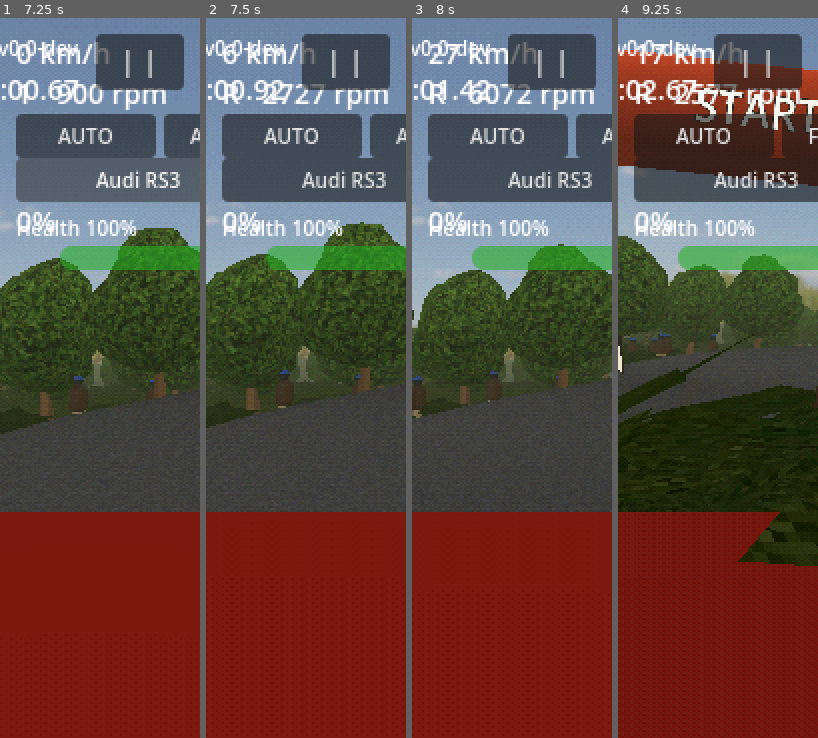
Above: before the commit, frames 1-4 (left to right).
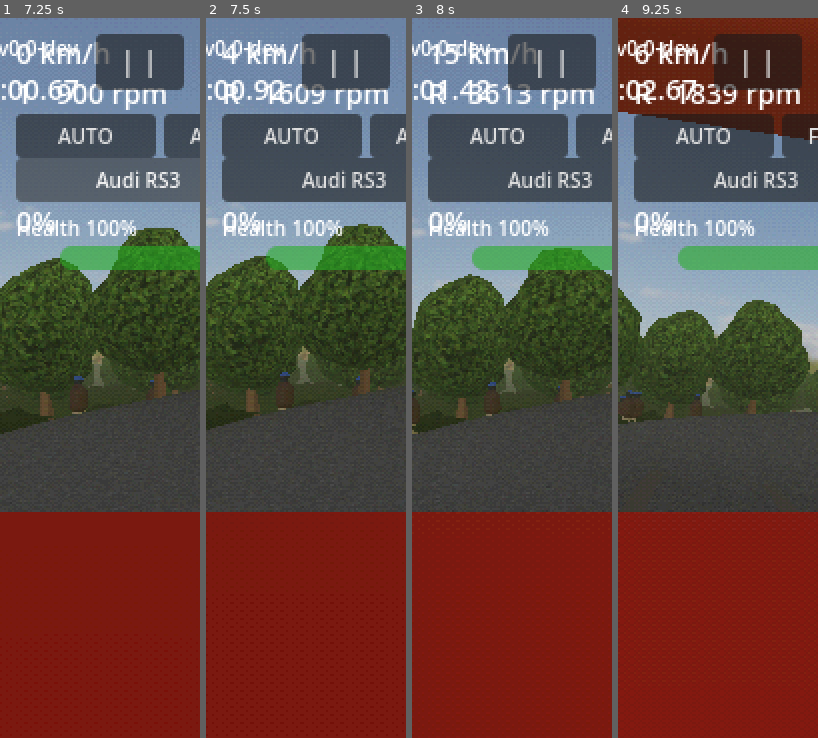
Above: after the commit, the same moments.

Repository: felixxwu/TAPPA
Game: Godot game, scene res://main.tscn
Two runs of this game, one before a commit and one after it. Both use one fixed random seed, a clock stepped at 60 frames per second and the inputs below. This scene is started directly instead of the project's main scene.
Inputs (mouse positions are in pixels of both pictures, inside the frame that each line leads up to):
- Up to frame 1 (7.25 s): tap Enter (menu_select) at 0.5 s; move the mouse to (144, 342) at 0.52 s; hold Right (menu_right) 0.53-1.25 s; tap C (cycle_camera) at 0.6 s; click (144, 342) at 0.67 s; drag from (60, 414) to (90, 522) at 1.27 s; click "AUTO" at 2 s; click "MANUAL" at 2.75 s; click "Mazda MX-5" at 3.5 s; move the mouse to (120, 219) at 4.27 s; hold Right (menu_right) 4.28-5 s; tap T (toggle_gearbox) at 4.35 s; drag from (90, 522) to (40, 270) at 5.02 s; move the mouse to (160, 486) at 5.77 s; hold Left (menu_left) 5.78-6.5 s; hold Shift 5.78-6.5 s; drag from (40, 270) to (70, 198) at 6.52 s
- Up to frame 2 (7.5 s): move the mouse to (316, 378) at 7.27 s; hold S (brake_reverse) from 7.28 s (still down); tap Ctrl at 7.35 s; click (316, 378) at 7.42 s
- Up to frame 3 (8 s): keep holding S (brake_reverse)
- Up to frame 4 (9.25 s): release S (brake_reverse) at 8 s; drag from (688, 198) to (678, 414) at 8.02 s; move the mouse to (762, 342) at 8.77 s; hold W (accelerate) from 8.78 s (still down); tap Y (cycle_drive_mode) at 8.85 s

Frame 1 is identical in both runs. In frame 2, 3.2% of the frame differs, in the area x 0-100%, y 3-58%; in frame 3, 6.4%; in frame 4, 52%, in the area x 0-100%, y 0-77%.

Commit message:
Add hidden global torque scalar (0.6) for all cars
Introduce global_torque_scale on GameConfig, applied to the engine's drive
torque in engine.gd. It de-rates acceleration for every car at once without
touching peak_torque, so the stats panel and power_to_weight still report the
full, pre-scaling figure. Set to 0.6 in game_config.tres.

Co-Authored-By: Claude Opus 4.8 <noreply@anthropic.com>
Claude-Session: https://claude.ai/code/session_01SZsjrfK8eby7p3gzfF7wMQ

Diff:
--- a/rally/config/game_config.tres
+++ b/rally/config/game_config.tres
@@ -20,6 +20,7 @@
 tarmac_grip = 1.3
 suspension_travel = 0.6
 engine_type = 1
+global_torque_scale = 0.6
 rev_limiter_band = 700.0
 engine_inertia = 0.15
 gear_ratios = Array[float]([6.0, 4.0, 2.9, 2.4, 2.0])
--- a/rally/scripts/engine.gd
+++ b/rally/scripts/engine.gd
@@ -143,7 +143,10 @@
 	var friction := cfg.engine_friction_base + cfg.engine_friction_slope * rpm() / 1000.0
 	var crank := -friction
 	if throttle > 0.001 and shift_timer <= 0.0 and not fuel_cut:
-		crank += throttle * cfg.peak_torque * _torque_fraction(rpm())
+		# global_torque_scale is a hidden global de-rate: it scales the torque the
+		# engine actually delivers without altering cfg.peak_torque, so the stats
+		# panel still shows the full published figure while every car is dialled back.
+		crank += throttle * cfg.peak_torque * cfg.global_torque_scale * _torque_fraction(rpm())
 
 	var gr := ratio()
 	var input_omega := driveline_omega * gr
--- a/rally/scripts/game_config.gd
+++ b/rally/scripts/game_config.gd
@@ -165,6 +165,12 @@
 	set(value):
 		engine_type = value
 		_apply_engine_preset()
+## Hidden global de-rate applied to EVERY car's drive torque. Multiplies the
+## crank torque the engine actually makes (engine.gd), so it scales acceleration
+## for all cars at once WITHOUT touching the published peak_torque — the stats
+## panel and power-to-weight still report the full, pre-scaling figure. Use it to
+## globally dial back pace without re-balancing every car. 1.0 = no scaling.
+@export_range(0.1, 1.0) var global_torque_scale := 0.6
 @export var idle_rpm := 900.0  # the no-stall floor: omega never drops below this
 ## Bouncing rev limiter width (rpm): fuel cuts at redline and only restores once
 ## the revs fall this far below it, so they oscillate across the band — an
Not shown, changed: rally/features/engine-and-transmission.md
